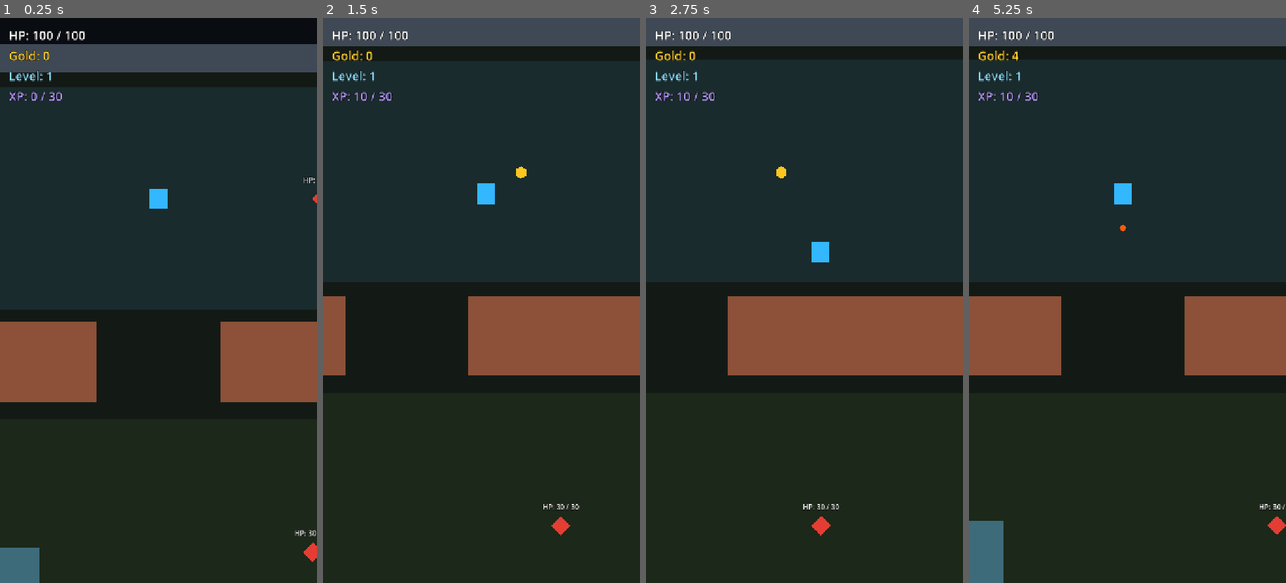
Above: before the commit, frames 1-4 (left to right).
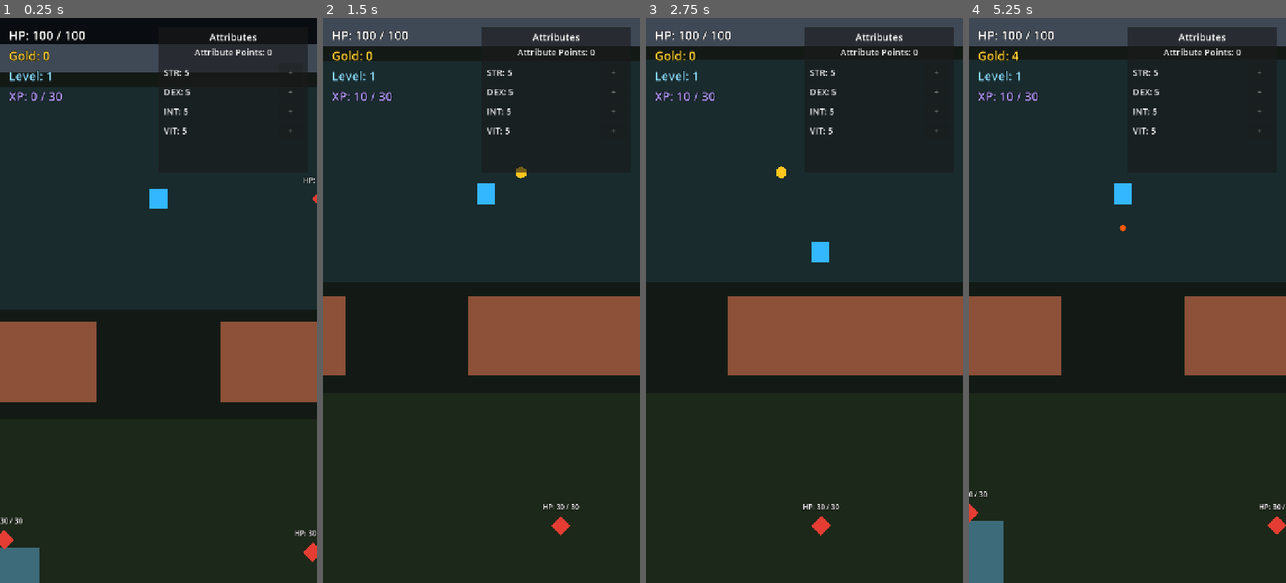
Above: after the commit, the same moments.

Repository: jaakko0/ARPG-game
Game: Godot game, scene res://scenes/main.tscn
Same seed, same stepped clock (60 frames per second), same inputs: the game is played once before the commit and once after it.
Inputs:
- Up to frame 1 (0.25 s): no input
- Up to frame 2 (1.5 s): hold D (move_right) 0.53-1.28 s; tap Space (fireball) at 0.6, 1.35 s; hold S (move_down) from 1.28 s (still down)
- Up to frame 3 (2.75 s): release S (move_down) at 2.03 s; hold D (move_right) from 2.03 s (still down); tap Space (fireball) at 2.1 s
- Up to frame 4 (5.25 s): release D (move_right) at 2.78 s; hold W (move_up) 2.78-3.53 s; tap Space (fireball) every 0.75 s from 2.85 to 5.1 s; hold A (move_left) 3.53-5.03 s; hold S (move_down) from 5.03 s (still down)

The runs differ from the first frame. In frame 1, 2.8% of the frame differs, in the area x 0-98%, y 2-94%; in frame 2, 1.9%; in frame 3, 1.9%; in frame 4, 2.0%.

Commit message:
Add basic attribute progression

Diff:
--- /dev/null
+++ b/scenes/attribute_panel.tscn
@@ -0,0 +1,96 @@
+[gd_scene load_steps=2 format=3]
+
+[ext_resource type="Script" path="res://scripts/attribute_panel.gd" id="1_attribute_panel_script"]
+
+[node name="AttributePanel" type="PanelContainer"]
+offset_left = 360.0
+offset_top = 20.0
+offset_right = 700.0
+offset_bottom = 350.0
+script = ExtResource("1_attribute_panel_script")
+
+[node name="Margin" type="MarginContainer" parent="."]
+layout_mode = 2
+theme_override_constants/margin_left = 12
+theme_override_constants/margin_top = 8
+theme_override_constants/margin_right = 12
+theme_override_constants/margin_bottom = 8
+
+[node name="VBox" type="VBoxContainer" parent="Margin"]
+layout_mode = 2
+theme_override_constants/separation = 4
+
+[node name="TitleLabel" type="Label" parent="Margin/VBox"]
+layout_mode = 2
+theme_override_font_sizes/font_size = 22
+text = "Attributes"
+horizontal_alignment = 1
+
+[node name="PointsLabel" type="Label" parent="Margin/VBox"]
+layout_mode = 2
+theme_override_font_sizes/font_size = 20
+text = "Attribute Points: 0"
+horizontal_alignment = 1
+
+[node name="Separator" type="HSeparator" parent="Margin/VBox"]
+layout_mode = 2
+
+[node name="StrengthRow" type="HBoxContainer" parent="Margin/VBox"]
+layout_mode = 2
+
+[node name="ValueLabel" type="Label" parent="Margin/VBox/StrengthRow"]
+layout_mode = 2
+size_flags_horizontal = 3
+theme_override_font_sizes/font_size = 20
+text = "STR: 5"
+
+[node name="AddButton" type="Button" parent="Margin/VBox/StrengthRow"]
+custom_minimum_size = Vector2(56, 40)
+layout_mode = 2
+focus_mode = 0
+text = "+"
+
+[node name="DexterityRow" type="HBoxContainer" parent="Margin/VBox"]
+layout_mode = 2
+
+[node name="ValueLabel" type="Label" parent="Margin/VBox/DexterityRow"]
+layout_mode = 2
+size_flags_horizontal = 3
+theme_override_font_sizes/font_size = 20
+text = "DEX: 5"
+
+[node name="AddButton" type="Button" parent="Margin/VBox/DexterityRow"]
+custom_minimum_size = Vector2(56, 40)
+layout_mode = 2
+focus_mode = 0
+text = "+"
+
+[node name="IntelligenceRow" type="HBoxContainer" parent="Margin/VBox"]
+layout_mode = 2
+
+[node name="ValueLabel" type="Label" parent="Margin/VBox/IntelligenceRow"]
+layout_mode = 2
+size_flags_horizontal = 3
+theme_override_font_sizes/font_size = 20
+text = "INT: 5"
+
+[node name="AddButton" type="Button" parent="Margin/VBox/IntelligenceRow"]
+custom_minimum_size = Vector2(56, 40)
+layout_mode = 2
+focus_mode = 0
+text = "+"
+
+[node name="VitalityRow" type="HBoxContainer" parent="Margin/VBox"]
+layout_mode = 2
+
+[node name="ValueLabel" type="Label" parent="Margin/VBox/VitalityRow"]
+layout_mode = 2
+size_flags_horizontal = 3
+theme_override_font_sizes/font_size = 20
+text = "VIT: 5"
+
+[node name="AddButton" type="Button" parent="Margin/VBox/VitalityRow"]
+custom_minimum_size = Vector2(56, 40)
+layout_mode = 2
+focus_mode = 0
+text = "+"
--- a/scenes/main.tscn
+++ b/scenes/main.tscn
@@ -17,5 +17,8 @@
 [node name="EnemyOpenArea" parent="." instance=ExtResource("3_enemy")]
 position = Vector2(1250, 1150)
 
+[node name="EnemyAttributeTest" parent="." instance=ExtResource("3_enemy")]
+position = Vector2(550, 1150)
+
 [node name="EnemySouth" parent="." instance=ExtResource("3_enemy")]
 position = Vector2(900, 2300)
--- a/scenes/player.tscn
+++ b/scenes/player.tscn
@@ -1,10 +1,12 @@
-[gd_scene load_steps=7 format=3]
+[gd_scene load_steps=9 format=3]
 
 [ext_resource type="Script" path="res://scripts/player.gd" id="1_player_script"]
 [ext_resource type="Script" path="res://scripts/health.gd" id="2_health_script"]
 [ext_resource type="Script" path="res://scripts/fireball_skill.gd" id="3_fireball_skill_script"]
 [ext_resource type="PackedScene" path="res://scenes/fireball_projectile.tscn" id="4_fireball_projectile"]
 [ext_resource type="Script" path="res://scripts/experience.gd" id="5_experience_script"]
+[ext_resource type="Script" path="res://scripts/attributes.gd" id="6_attributes_script"]
+[ext_resource type="PackedScene" path="res://scenes/attribute_panel.tscn" id="7_attribute_panel"]
 
 [sub_resource type="RectangleShape2D" id="RectangleShape2D_player"]
 size = Vector2(40, 48)
@@ -34,6 +36,9 @@
 
 [node name="Experience" type="Node" parent="."]
 script = ExtResource("5_experience_script")
+
+[node name="Attributes" type="Node" parent="."]
+script = ExtResource("6_attributes_script")
 
 [node name="FireballSkill" type="Node" parent="."]
 script = ExtResource("3_fireball_skill_script")
@@ -85,3 +90,5 @@
 theme_override_constants/outline_size = 6
 theme_override_font_sizes/font_size = 28
 text = "XP: 0 / 30"
+
+[node name="AttributePanel" parent="HUD" instance=ExtResource("7_attribute_panel")]
--- /dev/null
+++ b/scripts/attribute_panel.gd
@@ -0,0 +1,51 @@
+extends PanelContainer
+
+@onready var points_label: Label = $Margin/VBox/PointsLabel
+@onready var strength_label: Label = $Margin/VBox/StrengthRow/ValueLabel
+@onready var dexterity_label: Label = $Margin/VBox/DexterityRow/ValueLabel
+@onready var intelligence_label: Label = $Margin/VBox/IntelligenceRow/ValueLabel
+@onready var vitality_label: Label = $Margin/VBox/VitalityRow/ValueLabel
+@onready var strength_button: Button = $Margin/VBox/StrengthRow/AddButton
+@onready var dexterity_button: Button = $Margin/VBox/DexterityRow/AddButton
+@onready var intelligence_button: Button = $Margin/VBox/IntelligenceRow/AddButton
+@onready var vitality_button: Button = $Margin/VBox/VitalityRow/AddButton
+
+var attributes: Node
+
+
+func _ready() -> void:
+	strength_button.pressed.connect(_spend_attribute.bind(&"strength"))
+	dexterity_button.pressed.connect(_spend_attribute.bind(&"dexterity"))
+	intelligence_button.pressed.connect(_spend_attribute.bind(&"intelligence"))
+	vitality_button.pressed.connect(_spend_attribute.bind(&"vitality"))
+
+
+func setup(attribute_component: Node) -> void:
+	attributes = attribute_component
+
+	if not attributes.is_connected("attributes_updated", update_display):
+		attributes.connect("attributes_updated", update_display)
+
+	update_display()
+
+
+func _spend_attribute(attribute_name: StringName) -> void:
+	if attributes != null:
+		attributes.call("spend_point", attribute_name)
+
+
+func update_display() -> void:
+	if attributes == null:
+		return
+
+	points_label.text = "Attribute Points: %d" % attributes.get("unspent_points")
+	strength_label.text = "STR: %d" % attributes.call("get_value", &"strength")
+	dexterity_label.text = "DEX: %d" % attributes.call("get_value", &"dexterity")
+	intelligence_label.text = "INT: %d" % attributes.call("get_value", &"intelligence")
+	vitality_label.text = "VIT: %d" % attributes.call("get_value", &"vitality")
+
+	var cannot_spend: bool = attributes.get("unspent_points") <= 0
+	strength_button.disabled = cannot_spend
+	dexterity_button.disabled = cannot_spend
+	intelligence_button.disabled = cannot_spend
+	vitality_button.disabled = cannot_spend
--- /dev/null
+++ b/scripts/attributes.gd
@@ -0,0 +1,92 @@
+extends Node
+
+signal attribute_changed(attribute_name: StringName, new_value: int)
+signal points_changed(unspent_points: int)
+signal attributes_updated
+
+const STRENGTH: StringName = &"strength"
+const DEXTERITY: StringName = &"dexterity"
+const INTELLIGENCE: StringName = &"intelligence"
+const VITALITY: StringName = &"vitality"
+
+@export_range(0, 1000, 1) var base_strength: int = 5
+@export_range(0, 1000, 1) var base_dexterity: int = 5
+@export_range(0, 1000, 1) var base_intelligence: int = 5
+@export_range(0, 1000, 1) var base_vitality: int = 5
+
+var strength: int
+var dexterity: int
+var intelligence: int
+var vitality: int
+var unspent_points: int = 0
+
+
+func _ready() -> void:
+	strength = base_strength
+	dexterity = base_dexterity
+	intelligence = base_intelligence
+	vitality = base_vitality
+
+
+func grant_points(amount: int) -> void:
+	if amount <= 0:
+		return
+
+	unspent_points += amount
+	points_changed.emit(unspent_points)
+	attributes_updated.emit()
+
+
+func spend_point(attribute_name: StringName) -> bool:
+	if unspent_points <= 0:
+		return false
+
+	match attribute_name:
+		STRENGTH:
+			strength += 1
+		DEXTERITY:
+			dexterity += 1
+		INTELLIGENCE:
+			intelligence += 1
+		VITALITY:
+			vitality += 1
+		_:
+			return false
+
+	unspent_points -= 1
+	attribute_changed.emit(attribute_name, get_value(attribute_name))
+	points_changed.emit(unspent_points)
+	attributes_updated.emit()
+	return true
+
+
+func get_value(attribute_name: StringName) -> int:
+	match attribute_name:
+		STRENGTH:
+			return strength
+		DEXTERITY:
+			return dexterity
+		INTELLIGENCE:
+			return intelligence
+		VITALITY:
+			return vitality
+		_:
+			return 0
+
+
+func get_base_value(attribute_name: StringName) -> int:
+	match attribute_name:
+		STRENGTH:
+			return base_strength
+		DEXTERITY:
+			return base_dexterity
+		INTELLIGENCE:
+			return base_intelligence
+		VITALITY:
+			return base_vitality
+		_:
+			return 0
+
+
+func get_bonus(attribute_name: StringName) -> int:
+	return maxi(get_value(attribute_name) - get_base_value(attribute_name), 0)
--- a/scripts/health.gd
+++ b/scripts/health.gd
@@ -34,3 +34,14 @@
 func restore_full() -> void:
 	current_health = max_health
 	health_changed.emit(current_health, max_health)
+
+
+func set_max_health(new_max_health: int) -> void:
+	var safe_max_health := maxi(new_max_health, 1)
+
+	if safe_max_health == max_health:
+		return
+
+	max_health = safe_max_health
+	current_health = mini(current_health, max_health)
+	health_changed.emit(current_health, max_health)
--- a/scripts/player.gd
+++ b/scripts/player.gd
@@ -8,24 +8,35 @@
 
 @onready var health = $Health
 @onready var experience = $Experience
+@onready var attributes = $Attributes
 @onready var health_label: Label = $HUD/HealthLabel
 @onready var gold_label: Label = $HUD/GoldLabel
 @onready var level_label: Label = $HUD/LevelLabel
 @onready var experience_label: Label = $HUD/ExperienceLabel
 @onready var fireball_skill = $FireballSkill
+@onready var attribute_panel = $HUD/AttributePanel
 
 var starting_position: Vector2
 var facing_direction: Vector2 = Vector2.DOWN
 var attack_cooldown_remaining: float = 0.0
 var gold: int = 0
+var base_attack_damage: int
+var base_max_health: int
+var base_fireball_damage: int
 
 
 func _ready() -> void:
 	starting_position = global_position
+	base_attack_damage = attack_damage
+	base_max_health = health.max_health
+	base_fireball_damage = fireball_skill.damage
 	health.health_changed.connect(_on_health_changed)
 	health.depleted.connect(_on_health_depleted)
 	experience.experience_changed.connect(_on_experience_changed)
 	experience.level_changed.connect(_on_level_changed)
+	attributes.attribute_changed.connect(_on_attribute_changed)
+	attribute_panel.setup(attributes)
+	apply_attribute_effects()
 	update_health_display(health.current_health, health.max_health)
 	update_gold_display()
 	update_experience_display()
@@ -122,7 +133,12 @@
 
 
 func _on_level_changed(_new_level: int) -> void:
+	attributes.grant_points(1)
 	update_experience_display()
+
+
+func _on_attribute_changed(_attribute_name: StringName, _new_value: int) -> void:
+	apply_attribute_effects()
 
 
 func respawn() -> void:
@@ -145,3 +161,11 @@
 		experience.current_experience,
 		experience.experience_required,
 	]
+
+
+func apply_attribute_effects() -> void:
+	attack_damage = base_attack_damage + attributes.get_bonus(&"strength")
+	health.set_max_health(base_max_health + attributes.get_bonus(&"vitality") * 5)
+	fireball_skill.damage = (
+		base_fireball_damage + attributes.get_bonus(&"intelligence") * 2
+	)
Not shown, added: scripts/attribute_panel.gd.uid
Not shown, added: scripts/attributes.gd.uid
